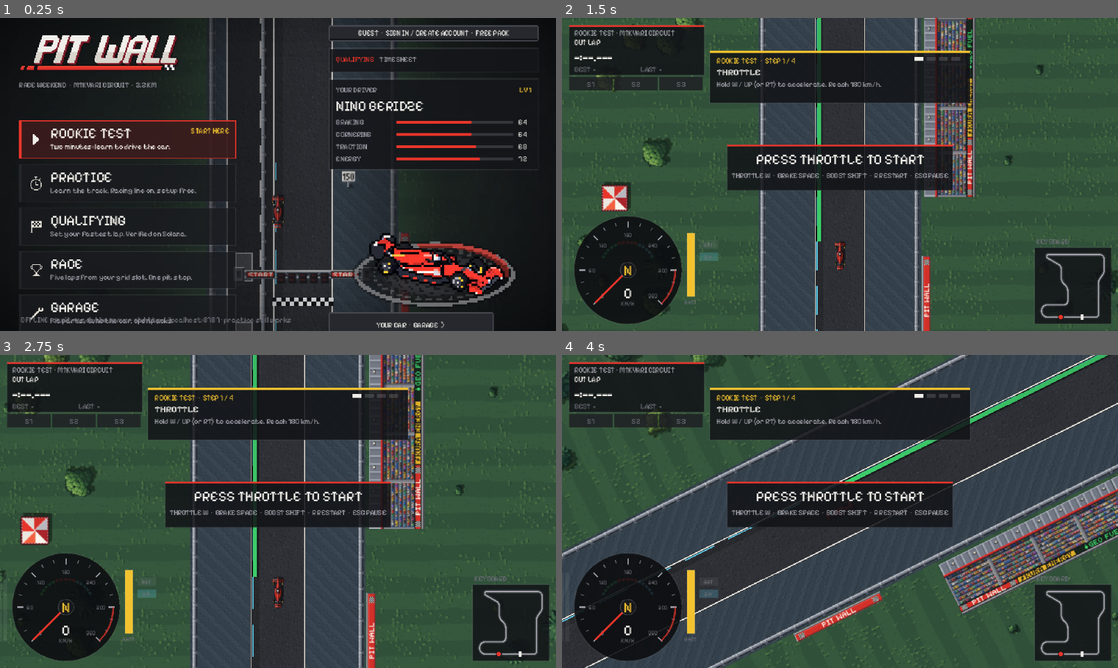
Above: before the commit, frames 1-4 (two rows, left to right).
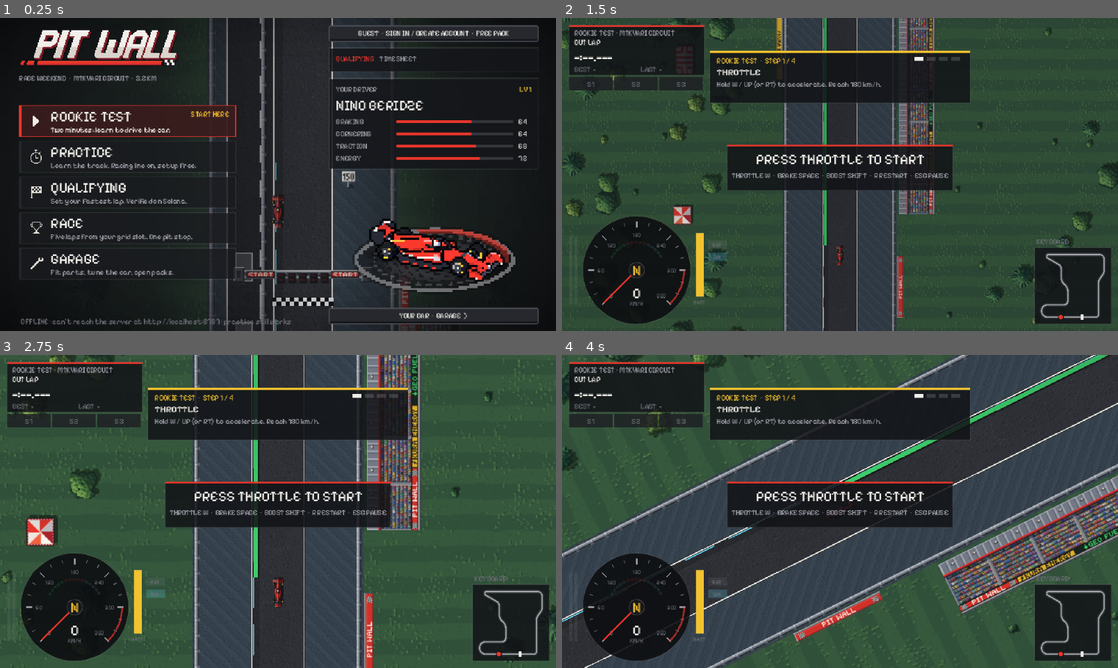
Above: after the commit, the same moments.

Repository: kotebibo/pitwall
Game: Godot game, scene res://scenes/main/main.tscn
The game is run twice, just before and just after one commit, with the same random seed, the same clock (stepped at 60 frames per second) and the same inputs.
Inputs (mouse positions are in pixels of both pictures, inside the frame that each line leads up to):
- Up to frame 1 (0.25 s): no input
- Up to frame 2 (1.5 s): click (689, 140) at 0.5 s, where only the run before the commit has a clickable "ROOKIE TEST"; click (689, 121) at 1.25 s, where only the run after the commit has a clickable "START HERE"
- Up to frame 3 (2.75 s): tap Enter (ui_accept) at 2, 2.27, 2.57 s; move the mouse to (400, 495) at 2.02 s; hold Right (drive_right) from 2.03 s (still down); hold Shift (drive_boost) from 2.03 s (still down); click (400, 495) at 2.17 s
- Up to frame 4 (4 s): release Right (drive_right) at 2.75 s; release Shift (drive_boost) at 2.75 s; drag from (728, 527) to (812, 574) at 2.77 s; move the mouse to (895, 442) at 3.52 s; hold Right (drive_right) from 3.53 s (still down); tap C at 3.6 s; click (895, 442) at 3.67 s

The runs differ from the first frame. In frame 1, 18% of the frame differs, in the area x 3-97%, y 3-100%; in frame 2, 16%; in frame 3, 10%; in frame 4, 3.6%.

Commit message:
Layout audit: fix overflow, overlap and clipping across window sizes
Checked at 1280x720, 1366x768, 1536x864, 1920x1080, 2560x1440 (all 640x360
logical), 1280x1024, 1024x768 and 900x1000 (taller logical sizes).

Hub:
- Menu entries are laid out by containers (icon centred, title over hint)
  and are as tall as their text. The done rookie test is a compact entry
  instead of a squashed 30 px box whose hint hung below it and whose icon
  sat low.
- A tighter left column (separation 4, top 12): the menu ends above the
  footer line, which it used to overlap (it did for new players too).
- Right column is one full-height VBox (account chip, timesheet, driver,
  car, garage button): "YOUR CAR · GARAGE" was cut off at the bottom, and a
  full 9-row timesheet would have pushed the driver card into the 3D car.
  The car sits in an AspectRatioContainer (at most 242x112, smaller when
  the column is full, never cropped on tall windows).
Account panel: centred whatever its height (grow both ways).
Garage:
- Tuning: steering_wheel.json gives dial sockets as {"center": [x, y]},
  which _sockets() did not read, so both dials were drawn at the wheel's
  top-left corner on top of each other ("BRAKEDIFF BIAS"); the help lines
  were cut off ("rotates the ca") and now wrap.
- Part slots: the part name used a fixed 72 px of the 132 px slot and was
  clipped ("STANDARD FRONT WI"); it now spans the slot, with an ellipsis.
Driving and race:
- Drive HUD: the throttle bar was drawn past the screen's left edge; the
  dial now leaves room for both pedal bars.
- Race: the "BOX THIS LAP" box covered the SM lamp; it is centred in the
  gap between the dash and the track map.
- Rookie test: the BRAKE warning sat behind the feedback message.
- Pause menu and race tyre choice: centred (they sat right and low).
Debug: `--garage --tab N` opens a garage tab (debug builds only).

Co-Authored-By: Claude Opus 5.5 (1M context) <noreply@anthropic.com>

Diff:
--- a/game/scenes/drive/drive.gd
+++ b/game/scenes/drive/drive.gd
@@ -269,7 +269,9 @@
 	panel.add_theme_stylebox_override("panel", sb)
 	panel.set_anchors_and_offsets_preset(Control.PRESET_CENTER)
 	panel.custom_minimum_size = Vector2(230, 0)
-	panel.position = Vector2(-115, -100)
+	# grows from the centre as its content needs (the key list is wider than 230)
+	panel.grow_horizontal = Control.GROW_DIRECTION_BOTH
+	panel.grow_vertical = Control.GROW_DIRECTION_BOTH
 	root.add_child(panel)
 	var box := Ui.vbox(5)
 	panel.add_child(box)
--- a/game/scenes/drive/drive_hud.gd
+++ b/game/scenes/drive/drive_hud.gd
@@ -60,6 +60,9 @@
 var map_ghost := Vector2(-1, -1)
 var _map_rect := Rect2()
 var _map_xf := Transform2D()
+## Right edge of the dash cluster and left edge of the map panel, from the last draw.
+var _dash_right := 0.0
+var _map_left := 0.0
 
 
 func _ready() -> void:
@@ -124,7 +127,10 @@
 	if lights >= 0:
 		_draw_lights(w, h)
 	if pit_text != "":
-		var pr := Rect2(w / 2 - 150, h - 86, 300, 30)
+		# centred in the gap between the dash and the map, so it covers neither
+		var gap_l := _dash_right + 8.0
+		var gap_r := (_map_left if map_points.size() >= 2 else w) - 8.0
+		var pr := Rect2((gap_l + gap_r) / 2 - 150, h - 86, 300, 30)
 		_glass(pr, Ui.YELLOW)
 		_text(pr.position + Vector2(0, 13), pit_text, Ui.SIZE_SMALL, Ui.YELLOW, true, HORIZONTAL_ALIGNMENT_CENTER, pr.size.x)
 		var names := ["SOFT", "MEDIUM", "HARD"]
@@ -133,9 +139,11 @@
 			var x := pr.position.x + 40 + k * 76
 			var on := k == next_tyre
 			_text(Vector2(x, pr.position.y + 25), "%d %s" % [k + 1, names[k]], Ui.SIZE_SMALL, cols[k] if on else Ui.INK_3, on)
+	# messages sit under the rookie test panel; the BRAKE warning right under them
+	var msg_y := h * (0.33 if tut_title != "" else 0.24)
 	if brake_warning and not waiting:
 		var blink := fmod(Time.get_ticks_msec() / 1000.0, 0.3) < 0.18
-		var r := Rect2(w / 2 - 36, h * 0.30, 72, 20)
+		var r := Rect2(w / 2 - 36, msg_y + 26, 72, 20)
 		draw_rect(r, Ui.RED if blink else Ui.RED_DARK)
 		_text(r.position + Vector2(0, 15), "BRAKE", Ui.SIZE_HEADING, Ui.INK, true, HORIZONTAL_ALIGNMENT_CENTER, r.size.x)
 	if waiting:
@@ -148,7 +156,7 @@
 		var a := clampf(_message_left / 0.4, 0.0, 1.0)
 		var slide := (1.0 - clampf(_message_age / 0.15, 0.0, 1.0)) * 20.0
 		var mw := maxf(200.0, Ui.font_bold.get_string_size(message, HORIZONTAL_ALIGNMENT_LEFT, -1, Ui.SIZE_HEADING).x + 34.0)
-		var r := Rect2(w / 2 - mw / 2 + slide, h * (0.33 if tut_title != "" else 0.24), mw, 22)
+		var r := Rect2(w / 2 - mw / 2 + slide, msg_y, mw, 22)
 		draw_rect(r, Color(GLASS, GLASS.a * a))
 		draw_rect(Rect2(r.position, Vector2(3, r.size.y)), Color(message_color, a))
 		_text(r.position + Vector2(0, 16), message, Ui.SIZE_HEADING, Color(message_color, a), true, HORIZONTAL_ALIGNMENT_CENTER, r.size.x)
@@ -255,8 +263,9 @@
 ## A round speedometer: speed needle on a 0-360 km/h dial, rev lights on the
 ## inner ring, gear in the middle, battery and Boost / Straight Mode beside it.
 func _draw_dash(_w: float, h: float) -> void:
-	var c := Vector2(76, h - 70)
 	var r := 56.0
+	# room on the left for the pedal bars (16 + 6 px out from the dial), 8 px from the screen edge
+	var c := Vector2(8.0 + 6.0 + 16.0 + r, h - 70)
 	var a0 := deg_to_rad(135.0)
 	var sweep := deg_to_rad(270.0)
 	draw_circle(c, r + 6, Color(0.05, 0.055, 0.065, 0.9))
@@ -317,12 +326,14 @@
 		_text(pos + Vector2(0, 8), label, 6, Ui.BG if on else Ui.INK_3, true, HORIZONTAL_ALIGNMENT_CENTER, 22)
 	lamp.call(Vector2(bx + 14, by + 8), "BST", boosting, false)
 	lamp.call(Vector2(bx + 14, by + 22), "SM", straight_mode, straight_zone)
+	_dash_right = bx + 14 + 22
 
 
 func _draw_map(w: float, h: float) -> void:
 	if map_points.size() < 2:
 		return
 	var origin := Vector2(w - _map_rect.size.x - 16, h - _map_rect.size.y - 16)
+	_map_left = origin.x - 8
 	_glass(Rect2(origin - Vector2(8, 8), _map_rect.size + Vector2(16, 16)))
 	var xf := Transform2D(0.0, origin) * _map_xf
 	var line := xf * map_points
--- a/game/scenes/garage/garage.gd
+++ b/game/scenes/garage/garage.gd
@@ -224,9 +224,13 @@
 	b.add_child(a)
 	var n := Ui.label("", Ui.SIZE_SMALL, Ui.INK, true)
 	n.name = "PartName"
-	n.position = Vector2(38, 18)
-	n.size = Vector2(72, 14)
+	# the rest of the slot's width; a name longer than that ends in "…"
+	n.anchor_right = 1.0
+	n.offset_left = 38
+	n.offset_top = 18
+	n.offset_right = -4
 	n.clip_text = true
+	n.text_overrun_behavior = TextServer.OVERRUN_TRIM_ELLIPSIS
 	n.mouse_filter = Control.MOUSE_FILTER_IGNORE
 	b.add_child(n)
 	return b
--- a/game/scenes/garage/tuning_panel.gd
+++ b/game/scenes/garage/tuning_panel.gd
@@ -146,8 +146,9 @@
 	]
 	var ty := wpos.y + wsize.y + 30
 	for t: String in tips:
-		draw_string(Ui.font, Vector2(wpos.x, ty), t, HORIZONTAL_ALIGNMENT_LEFT, wsize.x + 20, Ui.SIZE_SMALL, Ui.INK_2)
-		ty += 11
+		# wrapped, not cut off, when a line is wider than the wheel column
+		draw_multiline_string(Ui.font, Vector2(wpos.x, ty), t, HORIZONTAL_ALIGNMENT_LEFT, wsize.x + 20, Ui.SIZE_SMALL, -1, Ui.INK_2)
+		ty += Ui.font.get_multiline_string_size(t, HORIZONTAL_ALIGNMENT_LEFT, wsize.x + 20, Ui.SIZE_SMALL).y
 	if locked:
 		draw_rect(Rect2(Vector2.ZERO, size), Color(0.08, 0.08, 0.09, 0.45))
 		draw_string(Ui.font_bold, Vector2(0, h * 0.5), "PARC FERME · SETUP LOCKED FOR QUALIFYING", HORIZONTAL_ALIGNMENT_CENTER, w, Ui.SIZE_HEADING, Ui.YELLOW)
@@ -167,6 +168,8 @@
 			for s: Variant in d[key]:
 				if s is Array:
 					rot.append(Vector2(s[0], s[1]))
+				elif s is Dictionary and (s as Dictionary).get("center") is Array:
+					rot.append(Vector2(s["center"][0], s["center"][1]))  # steering_wheel.json: {"id", "center": [x, y]}
 				elif s is Dictionary:
 					rot.append(Vector2(s.get("x", 0), s.get("y", 0)))
 	if rot.size() >= 2:
--- a/game/scenes/hub/account_panel.gd
+++ b/game/scenes/hub/account_panel.gd
@@ -29,8 +29,9 @@
 	sb.set_content_margin_all(14)
 	panel.add_theme_stylebox_override("panel", sb)
 	panel.set_anchors_and_offsets_preset(Control.PRESET_CENTER)
+	panel.grow_horizontal = Control.GROW_DIRECTION_BOTH
+	panel.grow_vertical = Control.GROW_DIRECTION_BOTH
 	panel.custom_minimum_size = Vector2(280, 0)
-	panel.position = Vector2(-140, -120)
 	add_child(panel)
 	_box = Ui.vbox(6)
 	panel.add_child(_box)
--- a/game/scenes/hub/hub.gd
+++ b/game/scenes/hub/hub.gd
@@ -96,8 +96,8 @@
 
 func _build() -> void:
 	# Left: brand and the menu
-	var left := Ui.vbox(6)
-	left.position = Vector2(22, 18)
+	var left := Ui.vbox(4)
+	left.position = Vector2(22, 12)
 	left.custom_minimum_size = Vector2(250, 0)
 	add_child(left)
 	var logo_tex := PartCard.texture("res://assets/sprites/ui/logo.png")
@@ -115,43 +115,42 @@
 	_closes = Ui.label("", Ui.SIZE_SMALL, Ui.YELLOW)
 	left.add_child(_closes)
 	var gap := Control.new()
-	gap.custom_minimum_size = Vector2(0, 6)
+	gap.custom_minimum_size = Vector2(0, 2)
 	left.add_child(gap)
-	_items["tutorial"] = _menu_item("ROOKIE TEST", "Two minutes: learn to drive the car." if not Profile.tutorial_done else "Replay the driving tutorial.", "icon_play", tutorial, not Profile.tutorial_done)
+	_items["tutorial"] = _menu_item("ROOKIE TEST", "Two minutes: learn to drive the car." if not Profile.tutorial_done else "Replay the driving tutorial.", "icon_play", tutorial, not Profile.tutorial_done, Profile.tutorial_done)
 	_items["practice"] = _menu_item("PRACTICE", "Learn the track. Racing line on, setup free.", "icon_stopwatch", practice)
 	_items["qualifying"] = _menu_item("QUALIFYING", "Set your fastest lap. Verified on Solana.", "icon_flag", qualifying, Profile.tutorial_done)
 	_items["race"] = _menu_item("RACE", "Five laps from your grid slot. One pit stop.", "icon_trophy", race)
 	_items["garage"] = _menu_item("GARAGE", "Fit parts, tune the car, open packs.", "icon_wrench", garage)
 	for k: String in ["tutorial", "practice", "qualifying", "race", "garage"]:
 		left.add_child(_items[k])
-	if Profile.tutorial_done:
-		(_items["tutorial"] as Control).custom_minimum_size.y = 30
-	else:
+	if not Profile.tutorial_done:
 		_tag("tutorial", "START HERE")
 
-	# Account chip, top right
+	# Right: one column from top to bottom (account, timesheet, driver, your car),
+	# so a long timesheet pushes the car down and shrinks it instead of overlapping it
+	var right := Ui.vbox(6)
+	right.anchor_left = 1.0
+	right.anchor_right = 1.0
+	right.anchor_bottom = 1.0
+	right.offset_left = -262
+	right.offset_right = -20
+	right.offset_top = 8
+	right.offset_bottom = -8
+	add_child(right)
 	_account_chip = Ui.button("")
 	_account_chip.add_theme_font_size_override("font_size", Ui.SIZE_SMALL)
-	_account_chip.set_anchors_and_offsets_preset(Control.PRESET_TOP_RIGHT)
-	_account_chip.position = Vector2(-262, 8)
-	_account_chip.custom_minimum_size = Vector2(242, 0)
 	_account_chip.pressed.connect(_open_account)
-	add_child(_account_chip)
+	right.add_child(_account_chip)
 	_refresh_account()
 
 	# Footer
 	_status = Ui.label("", Ui.SIZE_SMALL, Ui.INK_3)
 	_status.set_anchors_and_offsets_preset(Control.PRESET_BOTTOM_LEFT)
-	_status.position = Vector2(24, -18)
+	_status.position = Vector2(24, -16)
 	_status.size = Vector2(400, 12)
 	add_child(_status)
 
-	# Right: timesheet and driver
-	var right := Ui.vbox(6)
-	right.set_anchors_and_offsets_preset(Control.PRESET_TOP_RIGHT)
-	right.position = Vector2(-262, 34)
-	right.custom_minimum_size = Vector2(242, 0)
-	add_child(right)
 	var sheet := _glass_panel()
 	right.add_child(sheet)
 	var sv := Ui.vbox(2)
@@ -168,22 +167,22 @@
 	_driver_box = Ui.vbox(3)
 	driver.add_child(_driver_box)
 
-	# Your car, in 3D, on a turntable: click to open the garage
+	# Your car, in 3D, on a turntable: at the bottom, at most 242x112, smaller when the column is full
+	var car_box := AspectRatioContainer.new()
+	car_box.ratio = 242.0 / 112.0
+	car_box.alignment_vertical = AspectRatioContainer.ALIGNMENT_END
+	car_box.size_flags_vertical = Control.SIZE_EXPAND_FILL
+	car_box.custom_minimum_size = Vector2(0, 40)
+	right.add_child(car_box)
 	var car := CarShowcase.new()
-	car.set_anchors_and_offsets_preset(Control.PRESET_BOTTOM_RIGHT)
-	car.position = Vector2(-262, -128)
-	car.size = Vector2(242, 112)
-	car.custom_minimum_size = Vector2(242, 112)
-	add_child(car)
+	car_box.add_child(car)
 	car.set_parts(_full_look())
 	car.set_colors(Catalog.livery_color("primary"), Catalog.livery_color("secondary"))
 	_showcase = car
 	var go := Ui.button("YOUR CAR  ·  GARAGE  >")
 	go.add_theme_font_size_override("font_size", Ui.SIZE_SMALL)
-	go.set_anchors_and_offsets_preset(Control.PRESET_BOTTOM_RIGHT)
-	go.position = Vector2(-262, -22)
 	go.pressed.connect(func() -> void: garage.emit())
-	add_child(go)
+	right.add_child(go)
 
 
 func _glass_panel() -> PanelContainer:
@@ -199,10 +198,12 @@
 
 
 ## A big menu entry: icon, title, hint; slides and lights up on hover.
-func _menu_item(title: String, hint: String, icon: String, sig: Signal, primary: bool = false) -> Control:
+## Compact: a smaller title (the rookie test once it is done). Laid out by
+## containers, so the entry is always as tall as its text, icon centred.
+func _menu_item(title: String, hint: String, icon: String, sig: Signal, primary: bool = false, compact: bool = false) -> Control:
 	var b := Button.new()
 	b.focus_mode = Control.FOCUS_ALL
-	b.custom_minimum_size = Vector2(250, 44)
+	b.custom_minimum_size = Vector2(250, 0)
 	var normal := StyleBoxFlat.new()
 	normal.bg_color = Color(0.1, 0.105, 0.12, 0.78) if not primary else Color(Ui.RED_DARK, 0.92)
 	normal.border_color = Ui.RED if primary else Color(1, 1, 1, 0.07)
@@ -220,39 +221,57 @@
 	b.add_theme_stylebox_override("focus", hover)
 	b.pressed.connect(func() -> void: sig.emit())
 	b.tooltip_text = hint
+	var pad := MarginContainer.new()
+	pad.set_anchors_and_offsets_preset(Control.PRESET_FULL_RECT)
+	pad.mouse_filter = Control.MOUSE_FILTER_IGNORE
+	pad.add_theme_constant_override("margin_left", 12)
+	pad.add_theme_constant_override("margin_right", 8)
+	pad.add_theme_constant_override("margin_top", 2 if compact else 3)
+	pad.add_theme_constant_override("margin_bottom", 2 if compact else 3)
+	b.add_child(pad)
+	# the button is as tall as its content (known once the theme's font applies)
+	pad.minimum_size_changed.connect(func() -> void: b.custom_minimum_size.y = pad.get_combined_minimum_size().y)
+	var row := Ui.hbox(8)
+	row.mouse_filter = Control.MOUSE_FILTER_IGNORE
+	pad.add_child(row)
 	var tex := PartCard.texture("res://assets/sprites/ui/%s.png" % icon)
-	var x := 12.0
 	if tex:
 		var ic := TextureRect.new()
 		ic.texture = tex
 		ic.texture_filter = CanvasItem.TEXTURE_FILTER_NEAREST
-		ic.position = Vector2(12, 14)
-		ic.size = Vector2(16, 16)
+		ic.custom_minimum_size = Vector2(16, 16)
+		ic.expand_mode = TextureRect.EXPAND_IGNORE_SIZE
+		ic.size_flags_vertical = Control.SIZE_SHRINK_CENTER
 		ic.mouse_filter = Control.MOUSE_FILTER_IGNORE
 		ic.modulate = Ui.INK if not primary else Color.WHITE
-		b.add_child(ic)
-		x = 36.0
-	var t := Ui.label(title, Ui.SIZE_HEADING, Ui.INK, true)
-	t.position = Vector2(x, 5)
+		row.add_child(ic)
+	var text := Ui.vbox(0)
+	text.size_flags_horizontal = Control.SIZE_EXPAND_FILL
+	text.size_flags_vertical = Control.SIZE_SHRINK_CENTER
+	text.mouse_filter = Control.MOUSE_FILTER_IGNORE
+	row.add_child(text)
+	var t := Ui.label(title, Ui.SIZE_BODY if compact else Ui.SIZE_HEADING, Ui.INK, true)
 	t.mouse_filter = Control.MOUSE_FILTER_IGNORE
-	b.add_child(t)
+	text.add_child(t)
 	var h := Ui.label(hint, Ui.SIZE_SMALL, Ui.INK_2 if not primary else Ui.INK)
-	h.position = Vector2(x, 25)
 	h.mouse_filter = Control.MOUSE_FILTER_IGNORE
-	b.add_child(h)
+	text.add_child(h)
 	var tag := Ui.label("", Ui.SIZE_SMALL, Ui.YELLOW, true)
 	tag.name = "Tag"
-	tag.position = Vector2(150, 7)
-	tag.size = Vector2(92, 12)
+	tag.anchor_left = 1.0
+	tag.anchor_right = 1.0
+	tag.offset_left = -100
+	tag.offset_right = -8
+	tag.offset_top = 5
 	tag.horizontal_alignment = HORIZONTAL_ALIGNMENT_RIGHT
 	tag.mouse_filter = Control.MOUSE_FILTER_IGNORE
 	b.add_child(tag)
+	# slide the text (not the icon) on hover; the row only re-sorts it when resized
+	var x := 24.0 if tex else 0.0
 	b.mouse_entered.connect(func() -> void:
-		create_tween().tween_property(t, "position:x", x + 5, 0.08)
-		create_tween().tween_property(h, "position:x", x + 5, 0.08))
+		create_tween().tween_property(text, "position:x", x + 5, 0.08))
 	b.mouse_exited.connect(func() -> void:
-		create_tween().tween_property(t, "position:x", x, 0.12)
-		create_tween().tween_property(h, "position:x", x, 0.12))
+		create_tween().tween_property(text, "position:x", x, 0.12))
 	return b
 
 
--- a/game/scenes/main/main.gd
+++ b/game/scenes/main/main.gd
@@ -47,6 +47,8 @@
 		return
 	if "--garage" in args:
 		_show_garage()
+		if OS.is_debug_build() and args.find("--tab") + 1 < args.size():
+			(_screen as GarageScreen).call("_show_tab", int(args[args.find("--tab") + 1]))  # testing: open a garage tab
 		return
 	if "--results" in args:
 		var rr: Variant = await Api.get_json("/api/races/" + args[args.find("--results") + 1])
--- a/game/scenes/race/race_screen.gd
+++ b/game/scenes/race/race_screen.gd
@@ -162,7 +162,8 @@
 	var panel := _glass_panel()
 	panel.set_anchors_and_offsets_preset(Control.PRESET_CENTER)
 	panel.custom_minimum_size = Vector2(330, 0)
-	panel.position = Vector2(-165, -90)
+	panel.grow_horizontal = Control.GROW_DIRECTION_BOTH
+	panel.grow_vertical = Control.GROW_DIRECTION_BOTH
 	_overlay.add_child(panel)
 	var v := Ui.vbox(6)
 	panel.add_child(v)
